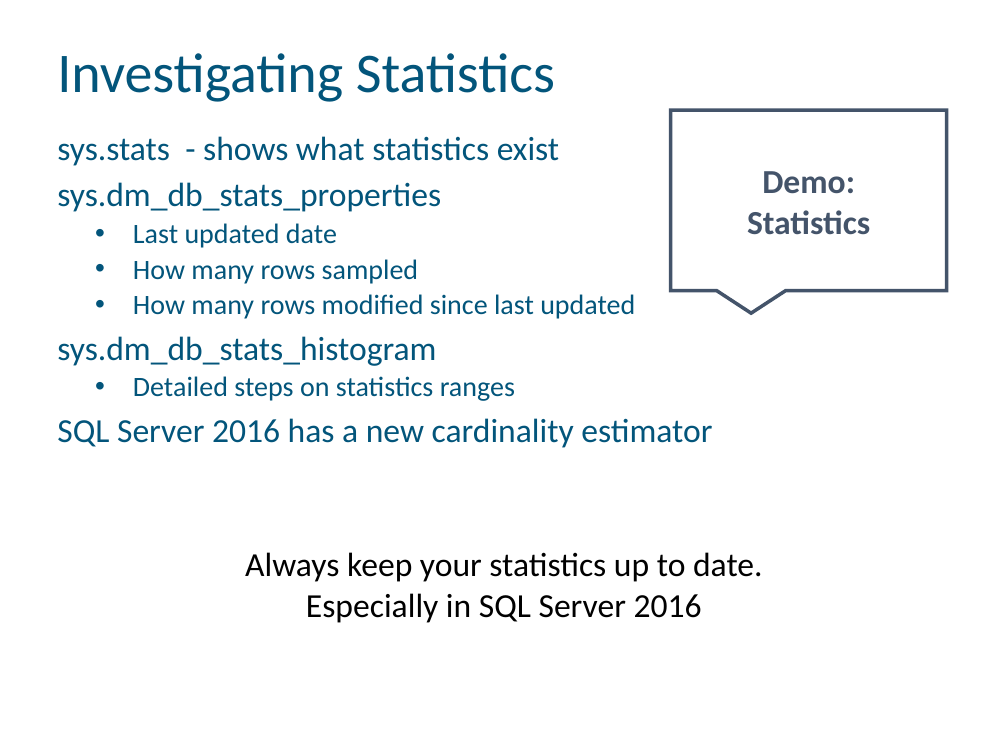
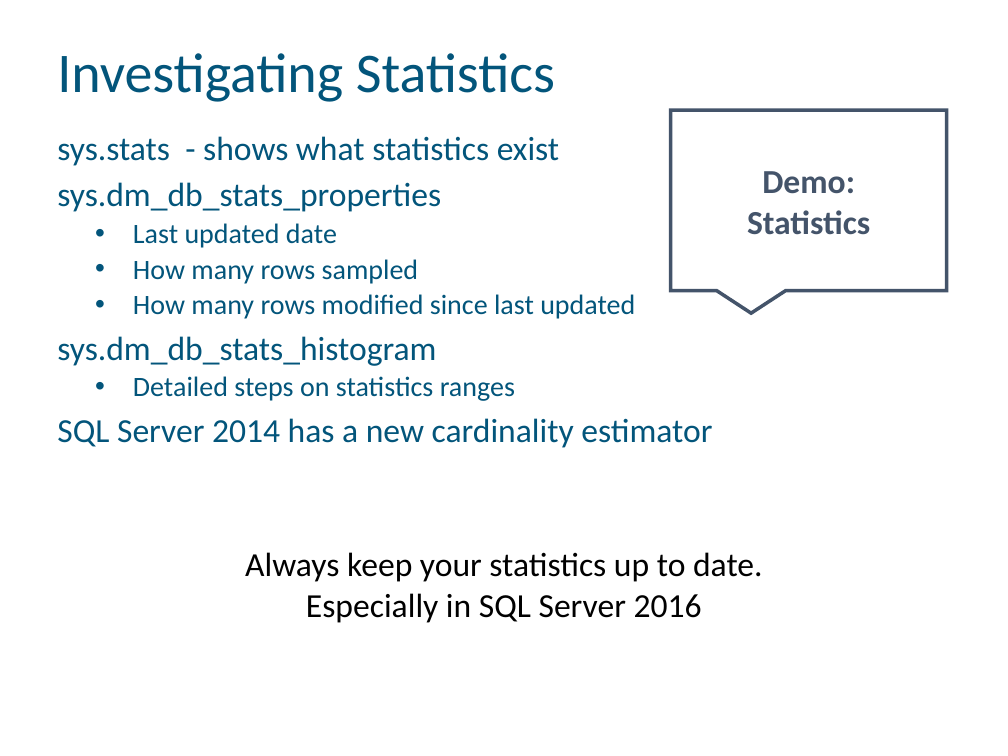
Before and after one commit to billgraziano/kcdc2018, a slide deck: slide 18 of ppt/2. Query Plans/Query Plan Usage - KCDC 2018.pptx. Drawn at 1008x756 pixels with LibreOffice and Linux fonts; fonts in the diff are those of the drawing. Boxes give left, top, right and bottom in pixels: in the first picture for what was removed or moved away, otherwise in the second. Text is boxed around its words. In the diff, an @@ line names an element or a change of style, - is before the commit and + after.

```diff
--- a/ppt/2. Query Plans/Query Plan Usage - KCDC 2018.pptx
+++ b/ppt/2. Query Plans/Query Plan Usage - KCDC 2018.pptx
@@ text at box(57, 418, 712, 448): text changed @@
-SQL Server 2016 has a new cardinality estimator
+SQL Server 2014 has a new cardinality estimator
```
Also in this commit, not shown: 3 other slides changed, 7 other files.
